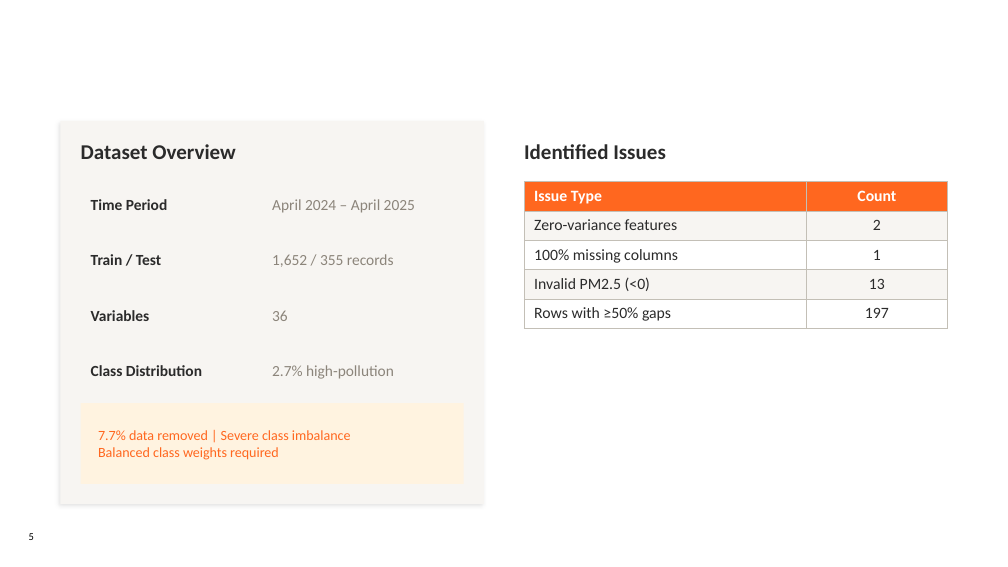
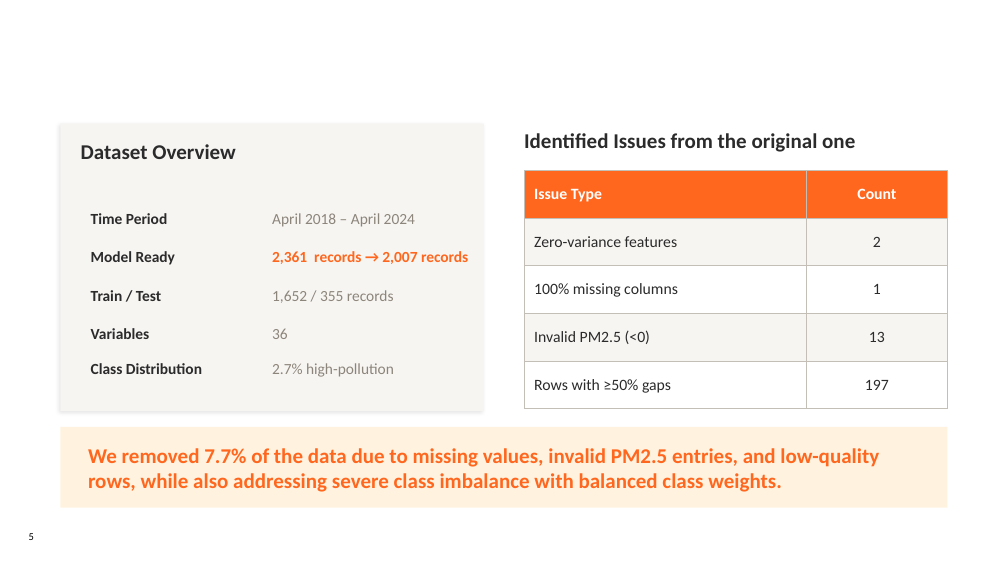
Before and after one commit to JiagengMi/engo645_2026_winter, a slide deck: slide 5 of ENGO645_Final_Presentation.pptx. Drawn at 1008x567 pixels with LibreOffice and Linux fonts; fonts in the diff are those of the drawing; background and template pictures are left out. Boxes give left, top, right and bottom in pixels: in the first picture for what was removed or moved away, otherwise in the second. Text is boxed around its words. In the diff, an @@ line names an element or a change of style, - is before the commit and + after.

```diff
--- a/ENGO645_Final_Presentation.pptx
+++ b/ENGO645_Final_Presentation.pptx
@@ rectangle: place and size @@
-rectangle at [60,121,484,504]
+rectangle at [60,123,484,411]
@@ text at [524,133,855,152]: text changed @@
-Identified Issues
+Identified Issues from the original one
@@ table: place and size @@
-table at [524,181,948,327]
+table at [524,170,948,408]
@@ text "Time Period": place and size @@
-text "Time Period" at [91,199,167,210]
+text "Time Period" at [91,213,167,224]
@@ text at [272,213,415,227]: text changed @@
-April 2024 – April 2025
+April 2018 – April 2024
@@ text added at [91,251,175,265], 14.7 pt, text #2B2B2B, bold @@
+Model Ready
@@ text added at [272,251,468,264], 14.7 pt, text #FF671F, bold @@
+2,361 records → 2,007 records
@@ text "Train / Test": place and size @@
-text "Train / Test" at [91,254,161,265]
+text "Train / Test" at [91,290,161,301]
@@ text "1,652 / 355 records": place and size @@
-text "1,652 / 355 records" at [272,254,394,267]
+text "1,652 / 355 records" at [272,290,394,303]
@@ text "Variables": place and size @@
-text "Variables" at [91,310,150,321]
+text "Variables" at [91,328,150,339]
@@ text "36": place and size @@
-text "36" at [272,311,288,321]
+text "36" at [272,329,288,339]
@@ rectangle: place and size @@
-rectangle at [81,403,464,484]
+rectangle at [60,427,948,508]
@@ text at [88,448,879,492]: text changed; size 13.3 to 20 pt; bold on @@
-7.7% data removed | Severe class imbalance
-Balanced class weights required
+We removed 7.7% of the data due to missing values, invalid PM2.5 entries, and low-quality rows, while also addressing severe class imbalance with balanced class weights.
```
Also in this commit, not shown: 13 other slides changed, 26 other files.
